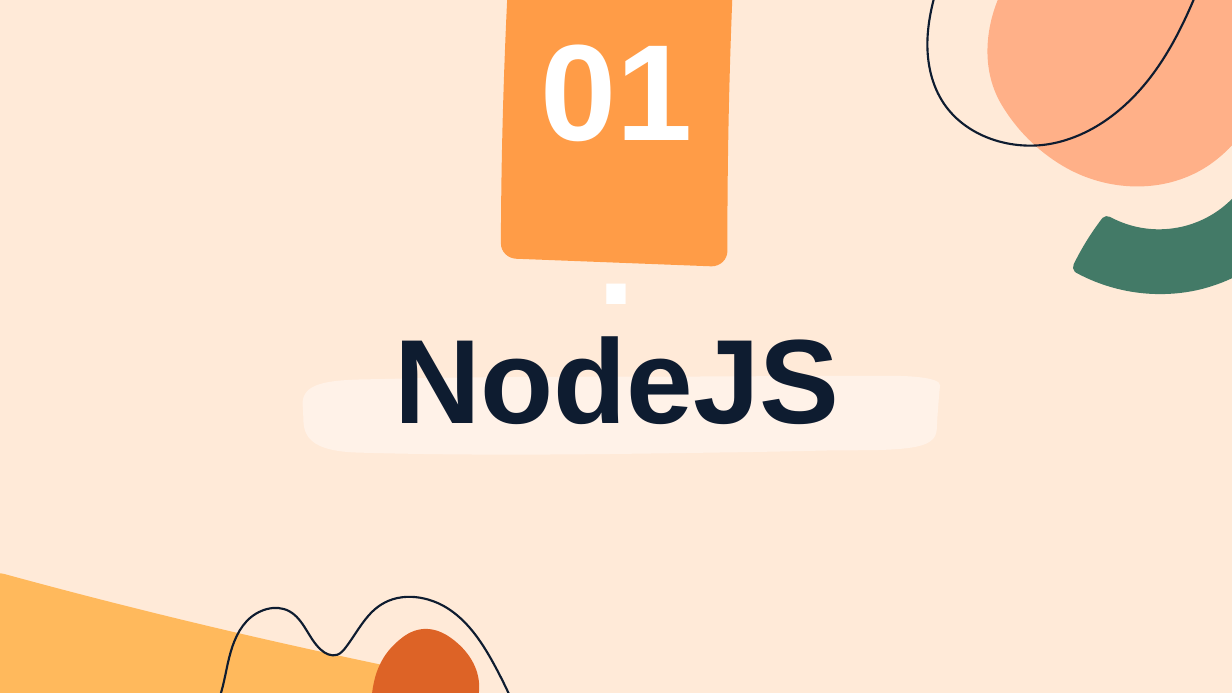
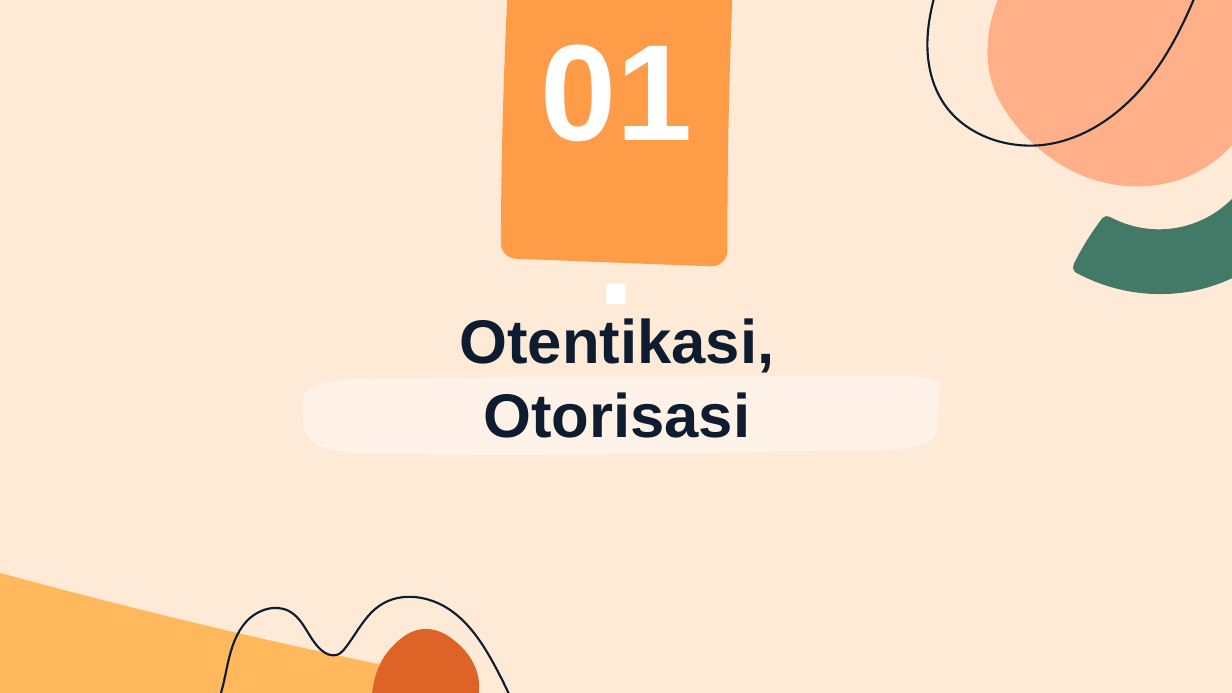
Before and after one commit to ariniffana3/Tickitz_Back, a slide deck: slide 2 of ppt task 4.pptx (slide 3 before the commit). Drawn at 1232x693 pixels with LibreOffice and Linux fonts; fonts in the diff are those of the drawing. Boxes give left, top, right and bottom in pixels: in the first picture for what was removed or moved away, otherwise in the second. Text is boxed around its words. In the diff, an @@ line names an element or a change of style, - is before the commit and + after.

```diff
--- a/ppt task 4.pptx
+++ b/ppt task 4.pptx
@@ title at <box>459,318,774,438</box>: text changed; size 70 to 36 pt @@
-NodeJS
+Otentikasi, Otorisasi
```
Also in this commit, not shown: 8 other slides changed, 1 slide removed, 28 other files.
